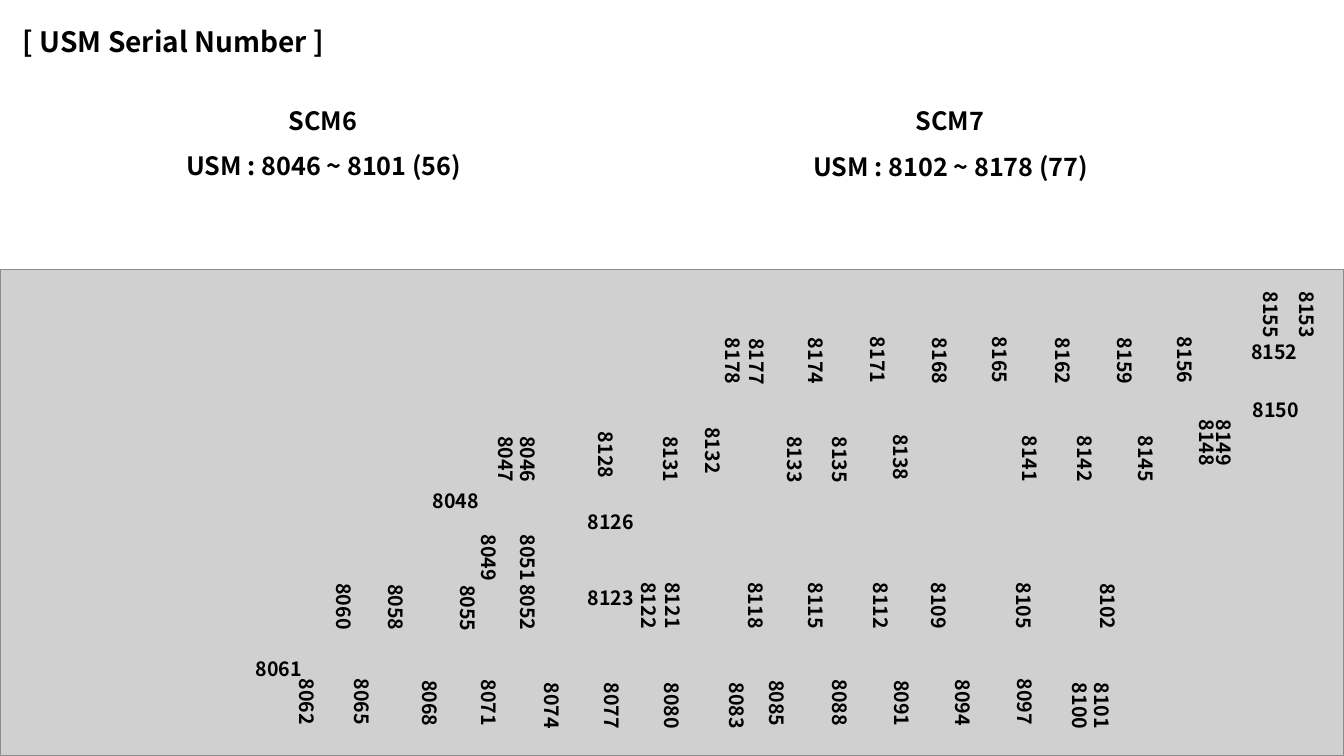
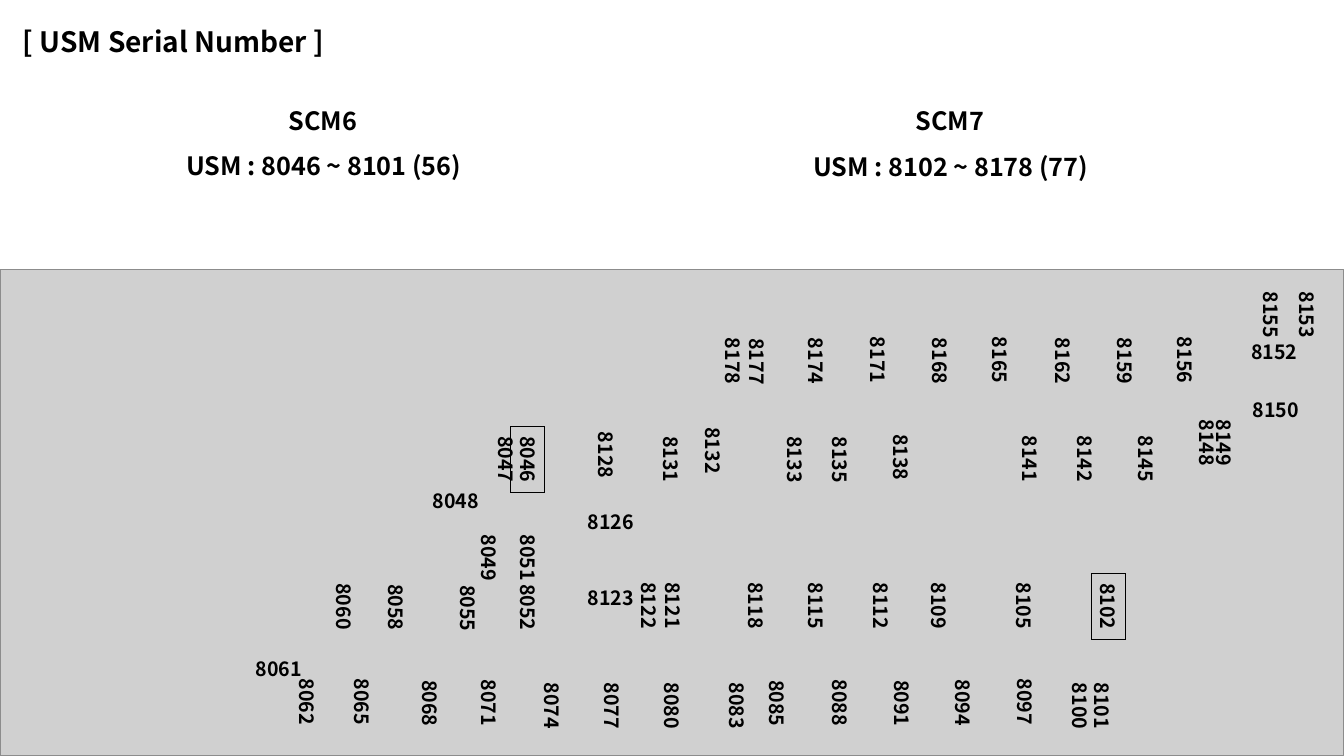
Before and after one commit to IGShare/02_PGS, a slide deck: slide 14 of 06_납품현황/2018/02_대구대곡/02_SerialNumber/20180320_대구대곡.pptx. Drawn at 1344x756 pixels with LibreOffice and Linux fonts; fonts in the diff are those of the drawing; grey boxes stand for pictures. Boxes give left, top, right and bottom in pixels: in the first picture for what was removed or moved away, otherwise in the second. Text is boxed around its words. In the diff, an @@ line names an element or a change of style, - is before the commit and + after.

```diff
--- a/06_납품현황/2018/02_대구대곡/02_SerialNumber/20180320_대구대곡.pptx
+++ b/06_납품현황/2018/02_대구대곡/02_SerialNumber/20180320_대구대곡.pptx
@@ rectangle "8046": place and size @@
-rectangle "8046" at [514,440,542,481]
+rectangle "8046" at [511,426,545,493]
@@ rectangle "8046" at [511,426,545,493]: outline none to #000000 0.75 pt @@
@@ rectangle "8102": place and size @@
-rectangle "8102" at [1095,587,1123,628]
+rectangle "8102" at [1092,574,1126,640]
@@ rectangle "8102" at [1092,574,1126,640]: outline none to #000000 0.75 pt @@
```
Also in this commit, not shown: 5 other slides changed, 9 slides added, 5 slides removed.
